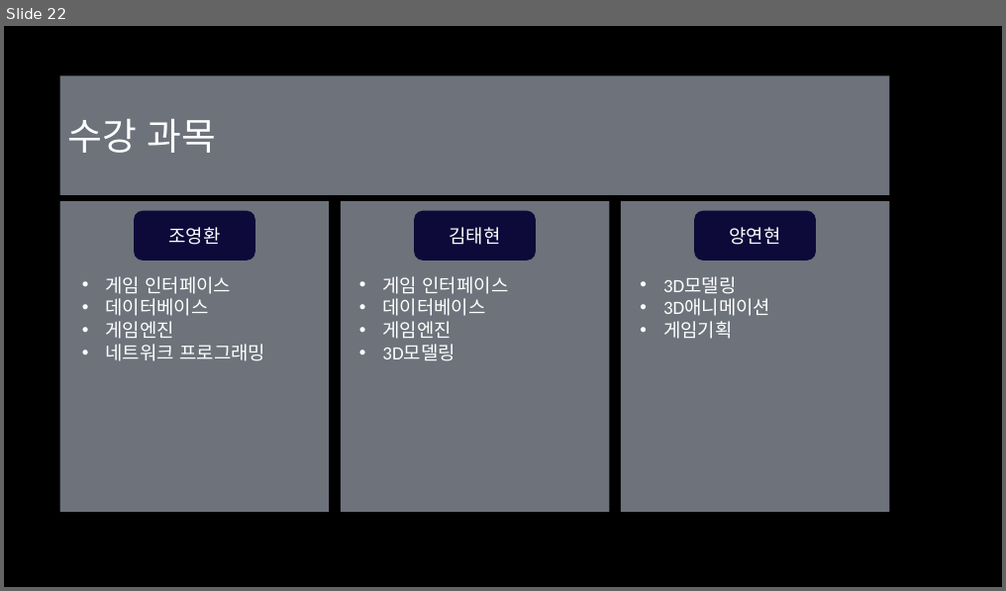
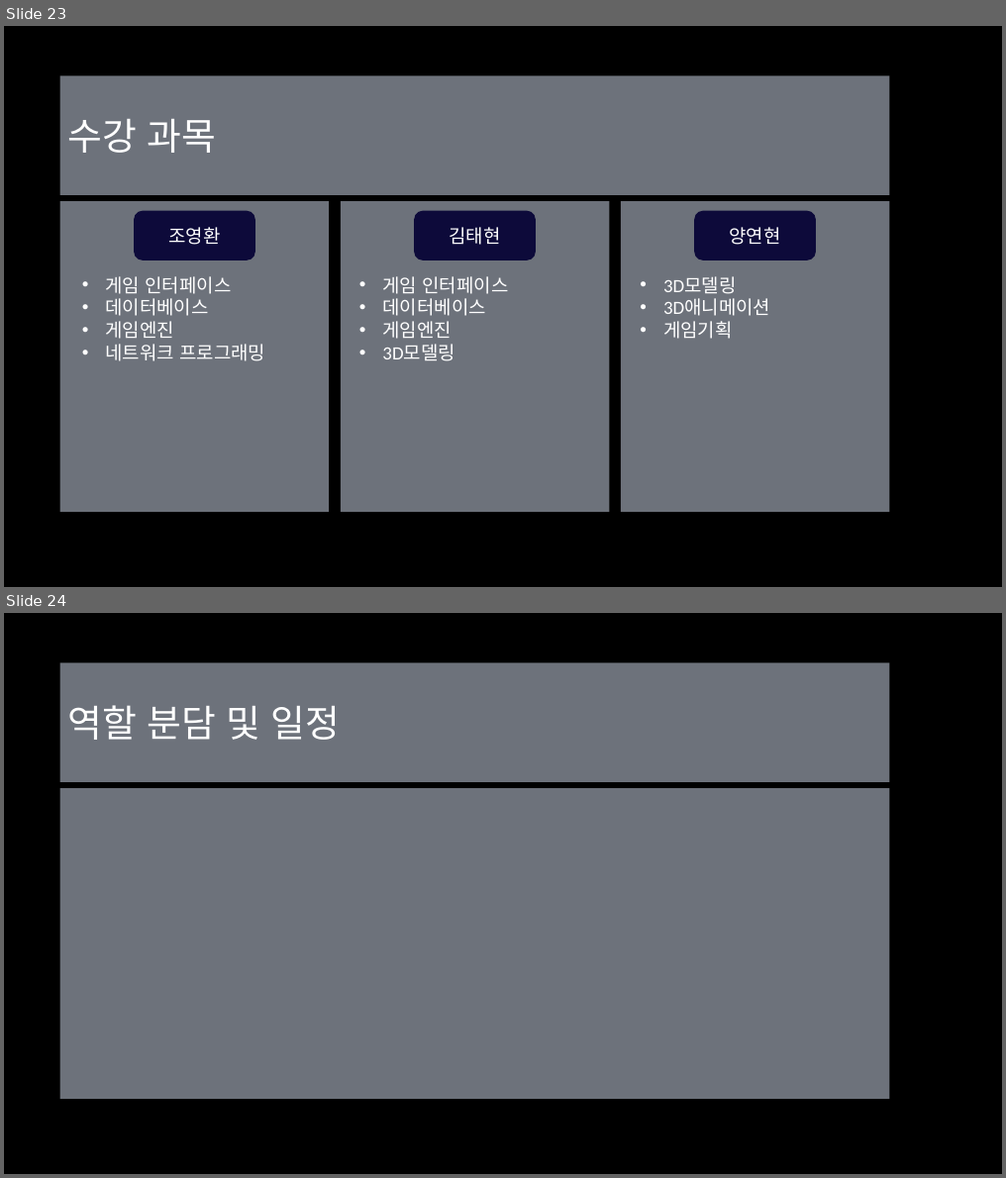
Before and after one commit to Eva-go/Capstone_Project, a slide deck: 문서/마지막 달 조영환,김태현,양영현.pptx. Shown one above the other, each under a label of ours: slide 22 before the commit, slides 23 and 24 after it. The pictures are 1006x591 and 1006x1178 pixels, drawn with LibreOffice and Linux fonts; fonts in the diff are those of the drawing; background and template pictures are left out. Boxes give left, top, right and bottom in pixels: in the first picture for what was removed or moved away, otherwise in the second. Text is boxed around its words. In the diff, an @@ line names an element or a change of style, - is before the commit and + after.

```diff
--- a/문서/마지막 달 조영환,김태현,양영현.pptx
+++ b/문서/마지막 달 조영환,김태현,양영현.pptx
@@ slide 24 added at <box>4,613,1002,1174</box>, background picture (left out) @@
@@ title added at <box>60,663,890,782</box>, fill #DAE5F6 at 50% opacity, 36 pt, text #FFFFFF @@
+역할 분담 및 일정
@@ rectangle added at <box>60,788,890,1099</box>, fill #DAE5F6 at 50% opacity @@
@@ what was slide 22 is now slide 23 @@
```
Also in this commit, not shown: 6 slides changed, 1 other slide added, 13 other files.
